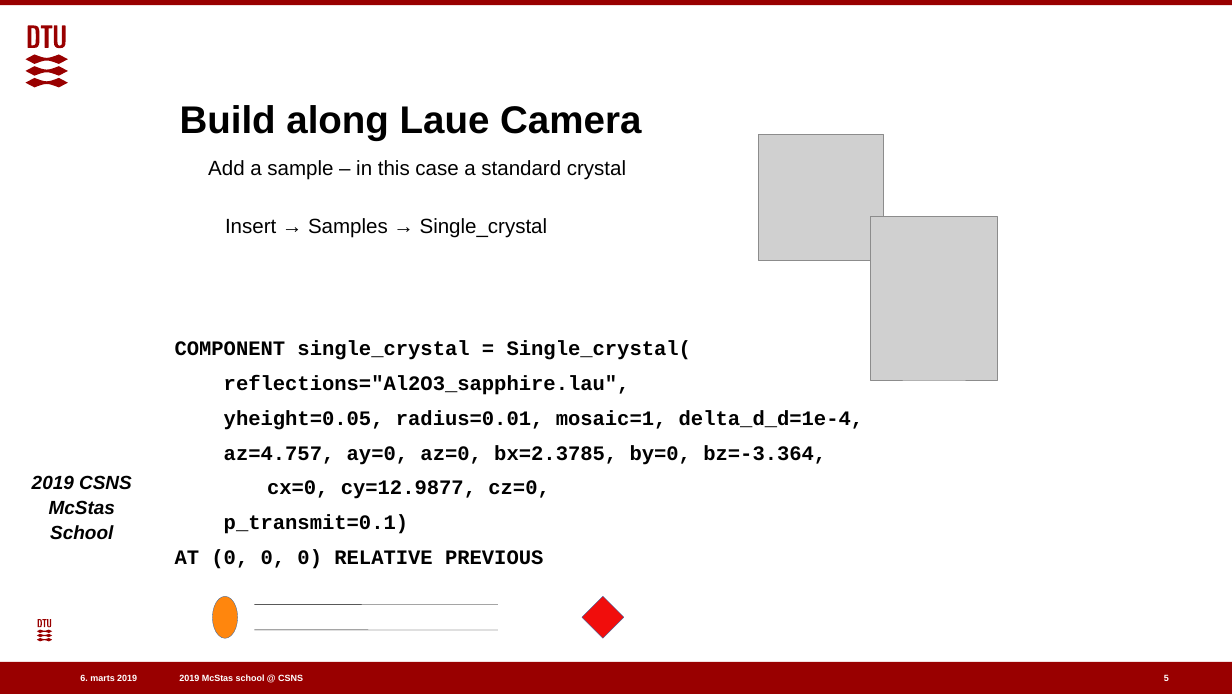
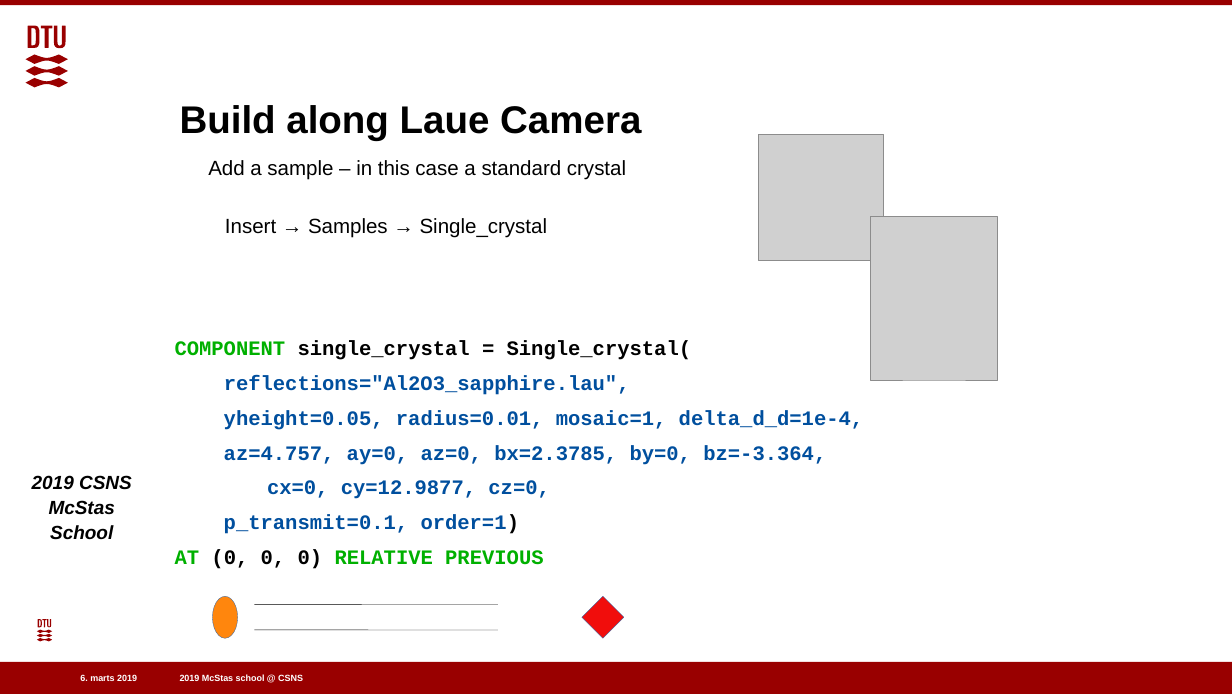
Before and after one commit to eddymaoui/Schools, a slide deck: slide 5 of CSNS_March_2019/3_Wednesday_March_27th/3_sample_and_keyword_exercise/3_sample_practical_powders_sx.pptx. Drawn at 1232x694 pixels with LibreOffice and Linux fonts; fonts in the diff are those of the drawing; grey boxes stand for pictures; background and template pictures are left out. Boxes give left, top, right and bottom in pixels: in the first picture for what was removed or moved away, otherwise in the second. Text is boxed around its words. In the diff, an @@ line names an element or a change of style, - is before the commit and + after.

```diff
--- a/CSNS_March_2019/3_Wednesday_March_27th/3_sample_and_keyword_exercise/3_sample_practical_powders_sx.pptx
+++ b/CSNS_March_2019/3_Wednesday_March_27th/3_sample_and_keyword_exercise/3_sample_practical_powders_sx.pptx
@@ text at [175,341,864,569]: text colour #000000 to #00B000 in "COMPONENT", "AT RELATIVE PREVIOUS"; text colour #000000 to #004F9E in "reflections="Al2O3_sapphire.lau",", "yheight=0.05, radius=0.01, mosaic=1, delta_d_d=1e-4,", "az=4.757, ay=0, az=0, bx=2.3785, by=0, bz=-3.364,", "cx=0, cy=12.9877, cz=0," @@
@@ text at [224,514,520,534]: text changed; text colour #000000 to #004F9E @@
-p_transmit=0.1)
+p_transmit=0.1, order=1)
@@ ellipse at [213,596,238,637]: outline #3465A4 0.25 pt to #3465A4 0.26 pt @@
@@ freeform shape at [37,619,52,641]: outline redrawn @@
@@ page number removed at [1164,674,1169,683] @@
-5
```
Also in this commit, not shown: 13 other slides changed, 1 slide added, 1 other file.
